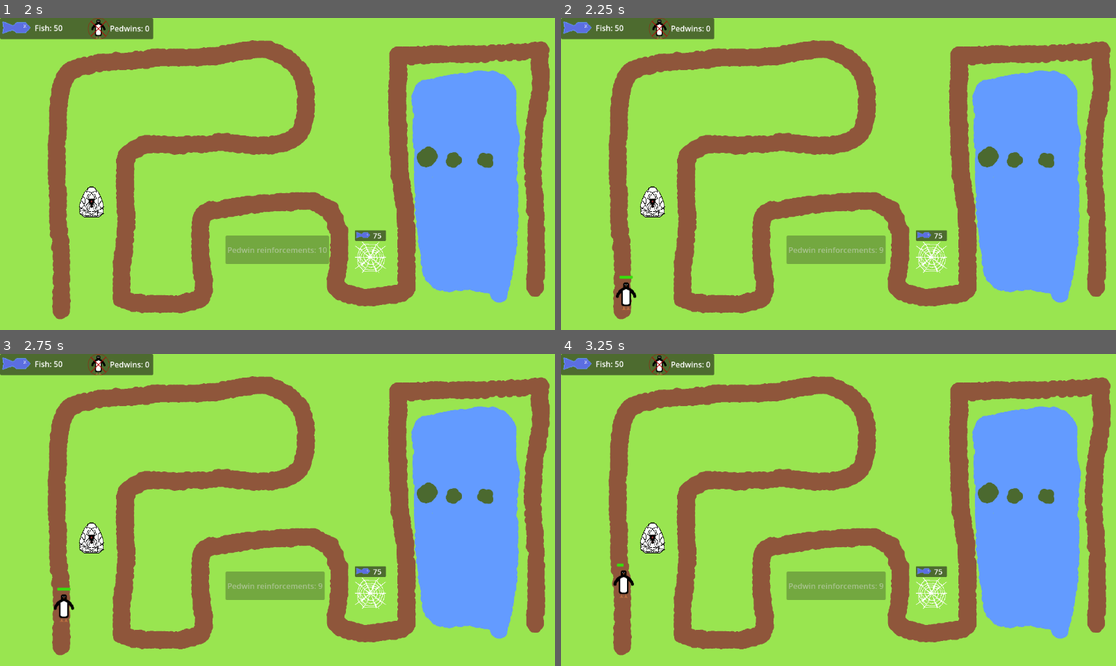
Above: before the commit, frames 1-4 (two rows, left to right).
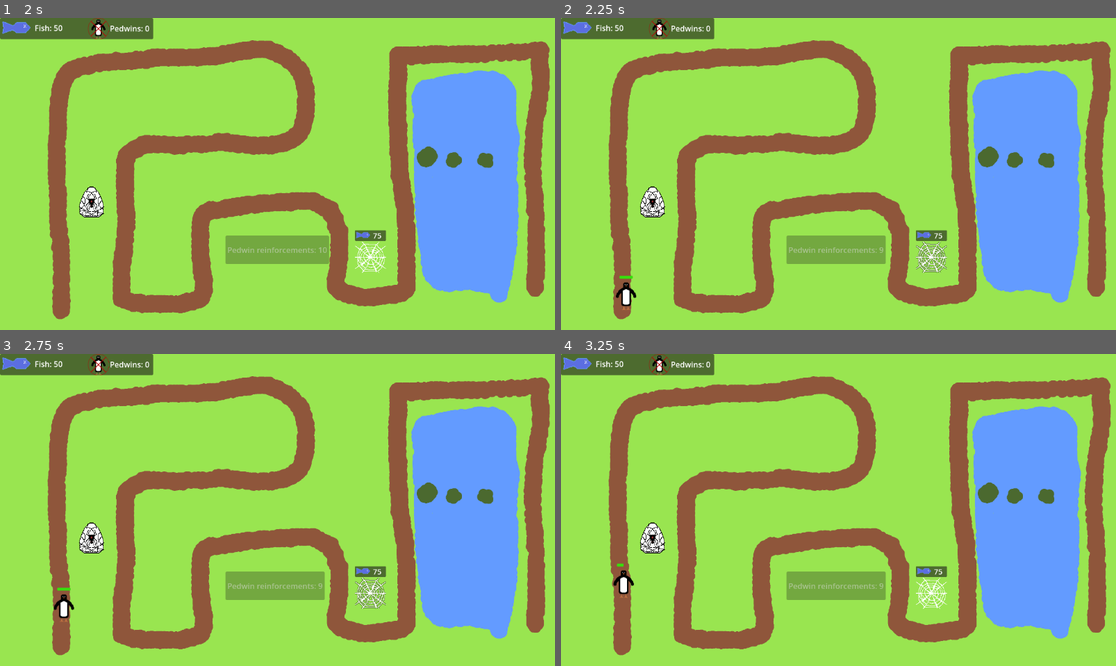
Above: after the commit, the same moments.

Repository: CrimsonCloak/pedwin
Game: Godot game, scene res://Scenes/demogame.tscn
Same seed, same stepped clock (60 frames per second), same inputs: the game is played once before the commit and once after it.
Inputs (mouse positions are in pixels of both pictures, inside the frame that each line leads up to):
- Up to frame 1 (2 s): click "Start Pedwinvasion" at 0.5 s; tap Enter at 1.25 s; move the mouse to (88, 202) at 1.27 s; click (88, 202) at 1.42 s
- Up to frame 2 (2.25 s): tap Space at 2 s; move the mouse to (932, 258) at 2.02 s; click (932, 258) at 2.17 s
- Up to frame 3 (2.75 s): no input
- Up to frame 4 (3.25 s): move the mouse to (894, 441) at 2.77 s; click (894, 441) at 2.92 s

Frame 1 is identical in both runs. In frame 2, 0.3% of the frame differs, in the area x 63-70%, y 71-82%; in frame 3, 0.3%; in frame 4, nothing differs.

Commit message:
Remove excess print statements

Diff:
--- a/Scripts/empty_plot.gd
+++ b/Scripts/empty_plot.gd
@@ -21,18 +21,16 @@
 				spawn_spodr_cocoon()
 
 func on_mouse_enter():
-	print("Mouse entered")
 	apply_shader()
 
 func on_mouse_exit():
-	print("Mouse exited")
 	unset_shader()
 
 func update_fish_cost_visual():
 	$Purchase_UI/FishCounterText.text = str(gameManager.fishCostTower)
 
 func apply_shader():
-	var shader = load("res://Assets/Shaders/highlight.gdshader")
+	var shader = load("res://Assets/Shaders/highlight_black.gdshader")
 	var material := ShaderMaterial.new()
 	material.shader = shader
 	$Sprite2D.material = material
